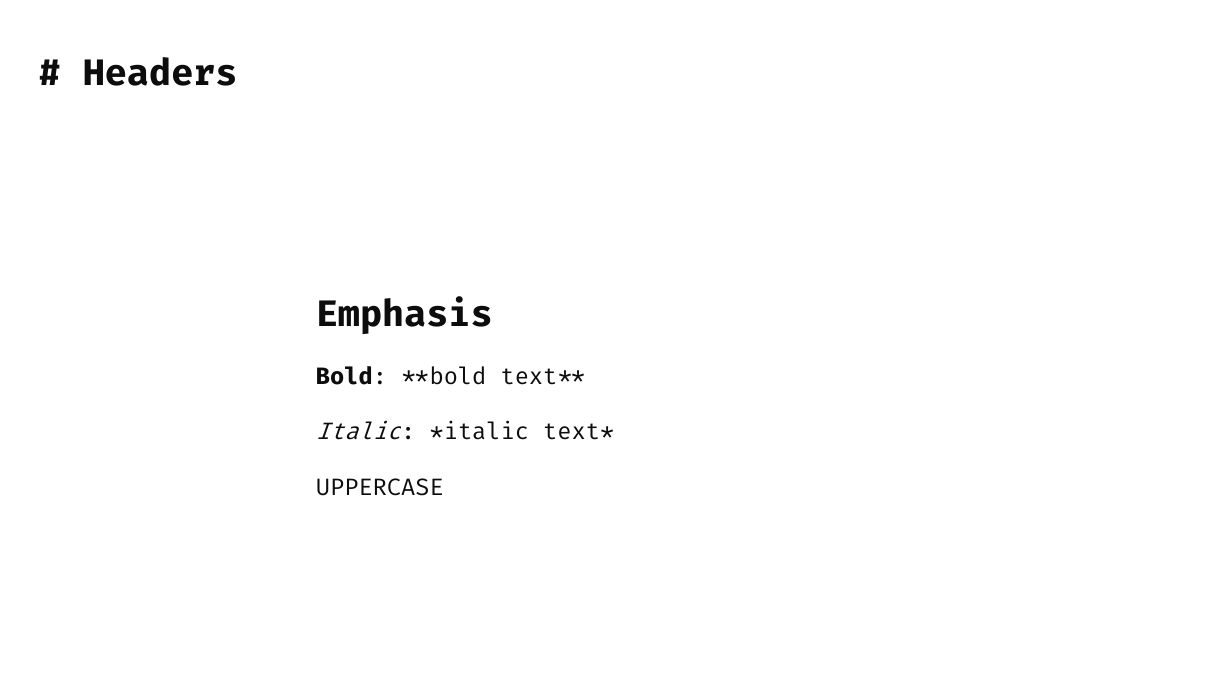
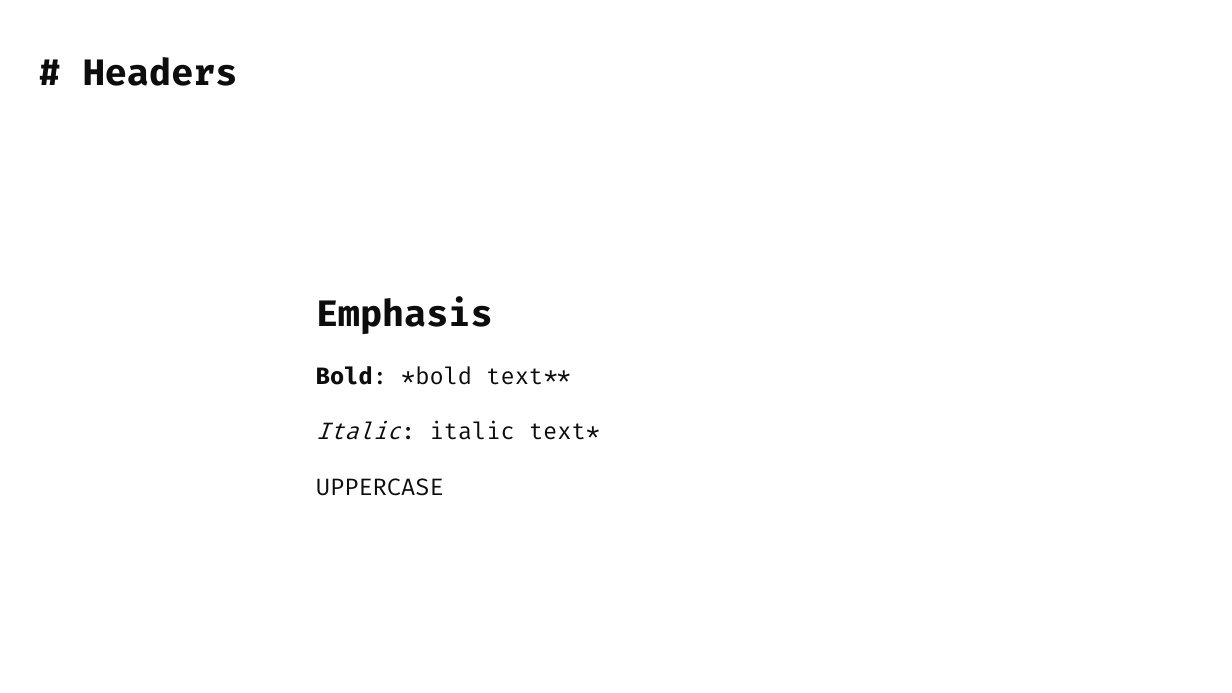
Before and after one commit to isidore/Talks, a slide deck: slide 12 of Slides/ChatGPT_Prompting.pptx. Drawn at 1232x693 pixels with LibreOffice and Linux fonts; fonts in the diff are those of the drawing. Boxes give left, top, right and bottom in pixels: in the first picture for what was removed or moved away, otherwise in the second. Text is boxed around its words. In the diff, an @@ line names an element or a change of style, - is before the commit and + after.

```diff
--- a/Slides/ChatGPT_Prompting.pptx
+++ b/Slides/ChatGPT_Prompting.pptx
@@ text at [316,366,600,440]: text changed @@
-Bold: **bold text**
-Italic: *italic text*
+Bold: *bold text**
+Italic: italic text*
```
Also in this commit, not shown: 2 other slides changed, 16 slides added.
